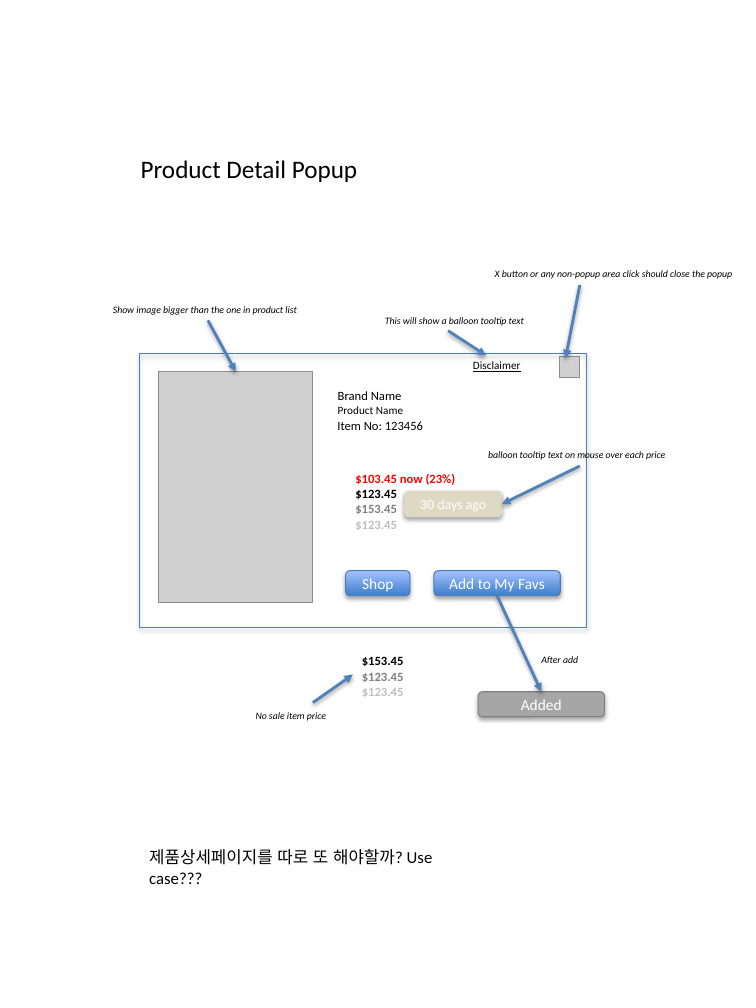
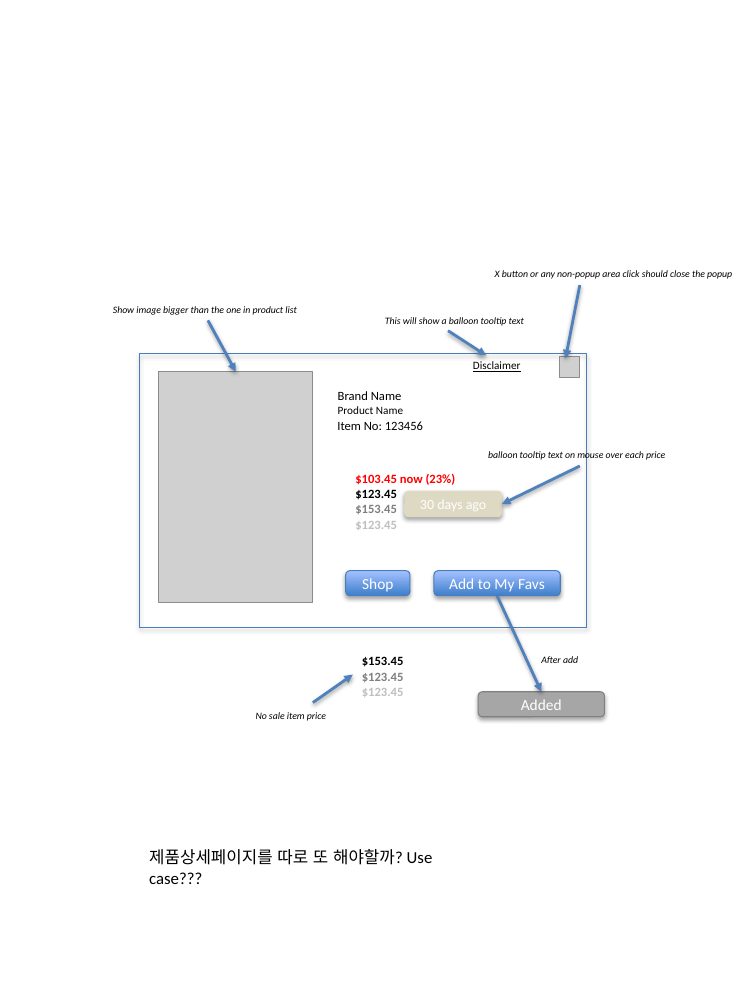
Before and after one commit to mykevinjung/alicesfavs, a slide deck: slide 5 of docs/AlicesFavsUI.pptx (slide 4 before the commit). Drawn at 756x1008 pixels with LibreOffice and Linux fonts; fonts in the diff are those of the drawing; grey boxes stand for pictures. Boxes give left, top, right and bottom in pixels: in the first picture for what was removed or moved away, otherwise in the second. Text is boxed around its words. In the diff, an @@ line names an element or a change of style, - is before the commit and + after.

```diff
--- a/docs/AlicesFavsUI.pptx
+++ b/docs/AlicesFavsUI.pptx
@@ text removed at (x1=141, y1=160, x2=357, y2=182) @@
-Product Detail Popup
```
Also in this commit, not shown: 4 other slides changed, 2 slides added, 10 other files.
